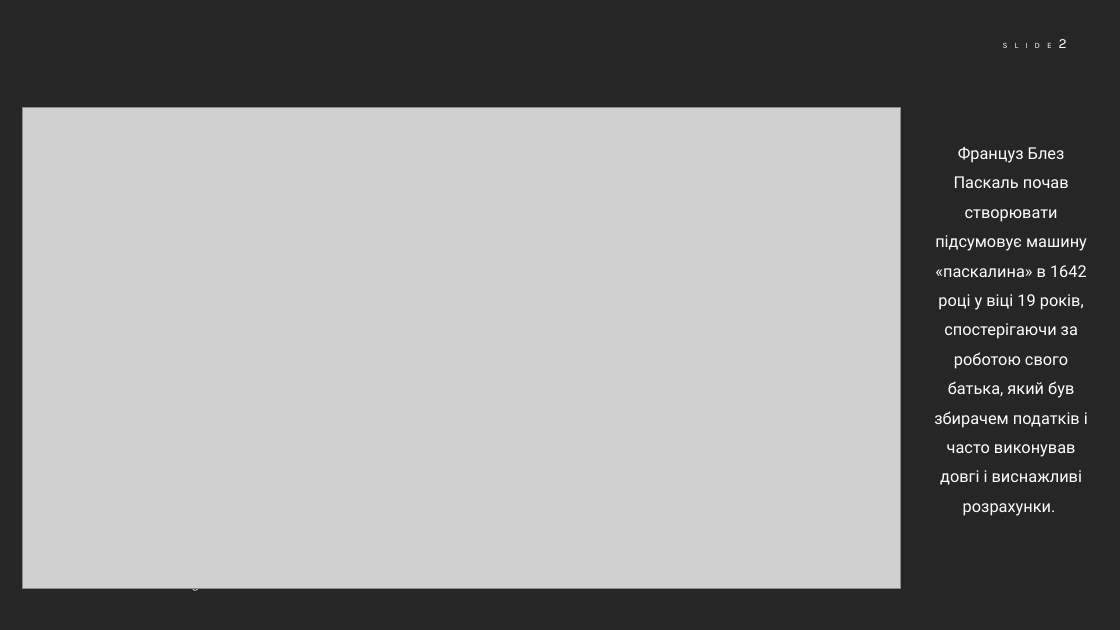
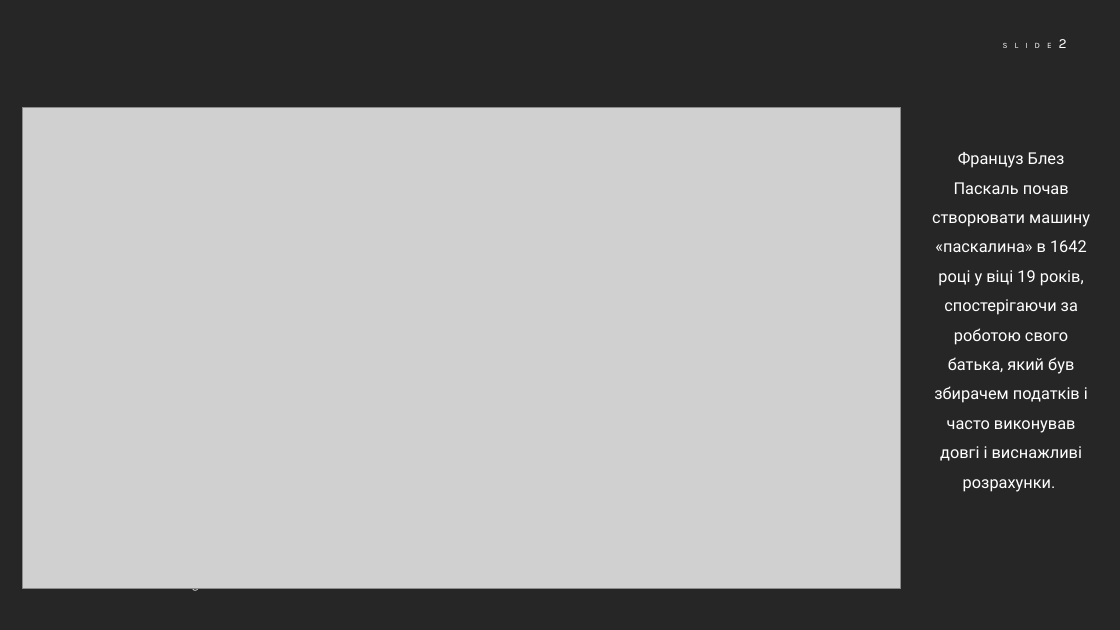
Before and after one commit to boychuk-ol/Operating-system.-, a slide deck: slide 2 of Калькулятор Паскаля.pptx. Drawn at 1120x630 pixels with LibreOffice and Linux fonts; fonts in the diff are those of the drawing; grey boxes stand for pictures. Boxes give left, top, right and bottom in pixels: in the first picture for what was removed or moved away, otherwise in the second. Text is boxed around its words. In the diff, an @@ line names an element or a change of style, - is before the commit and + after.

```diff
--- a/Калькулятор Паскаля.pptx
+++ b/Калькулятор Паскаля.pptx
@@ text at (932, 152, 1090, 492): text changed @@
-Француз Блез Паскаль почав створювати підсумовує машину «паскалина» в 1642 році у віці 19 років, спостерігаючи за роботою свого батька, який був збирачем податків і часто виконував довгі і виснажливі розрахунки.
+Француз Блез Паскаль почав створювати машину «паскалина» в 1642 році у віці 19 років, спостерігаючи за роботою свого батька, який був збирачем податків і часто виконував довгі і виснажливі розрахунки.
```
Also in this commit, not shown: 2 other slides changed.
